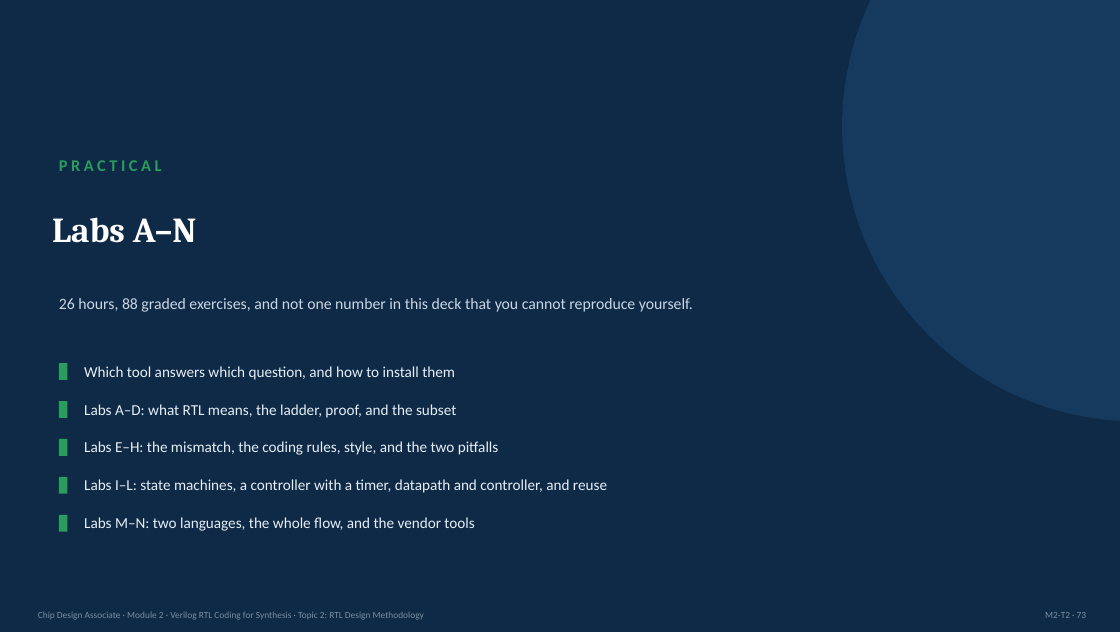
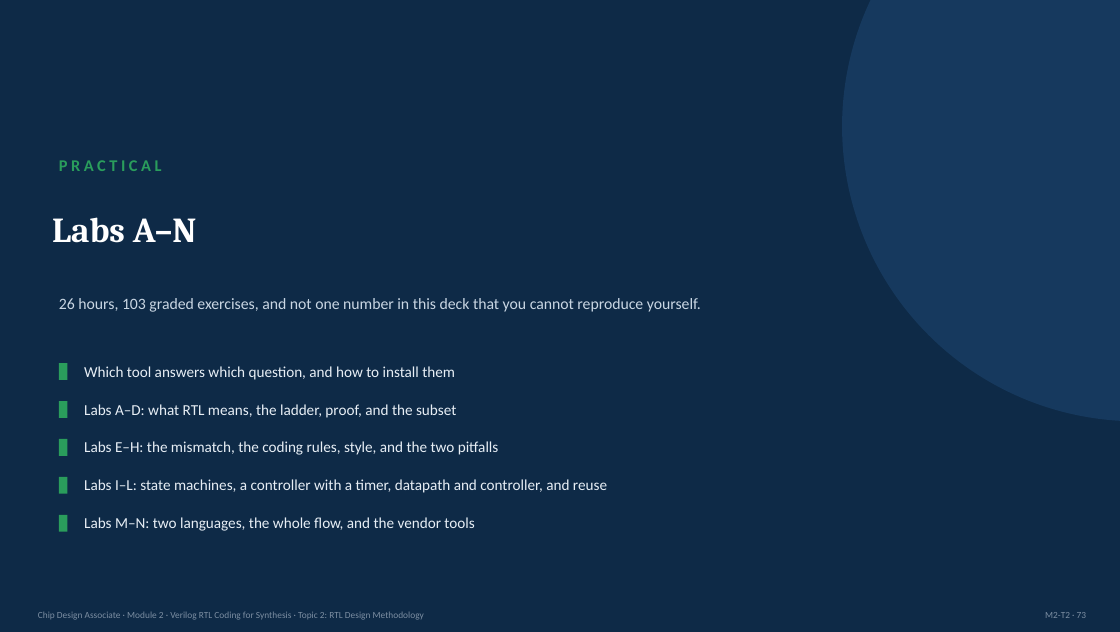
Before and after one commit to ripunjayiisc/ChipDesignContent, a slide deck: slide 73 of ChipDesignAssociate/Module2/Module2_Topic2_RTLDesignMethodology.pptx. Drawn at 1120x632 pixels with LibreOffice and Linux fonts; fonts in the diff are those of the drawing. Boxes give left, top, right and bottom in pixels: in the first picture for what was removed or moved away, otherwise in the second. Text is boxed around its words. In the diff, an @@ line names an element or a change of style, - is before the commit and + after.

```diff
--- a/ChipDesignAssociate/Module2/Module2_Topic2_RTLDesignMethodology.pptx
+++ b/ChipDesignAssociate/Module2/Module2_Topic2_RTLDesignMethodology.pptx
@@ text at box(59, 298, 701, 312): text changed @@
-26 hours, 88 graded exercises, and not one number in this deck that you cannot reproduce yourself.
+26 hours, 103 graded exercises, and not one number in this deck that you cannot reproduce yourself.
```
Also in this commit, not shown: 3 other slides changed, 12 other files.
